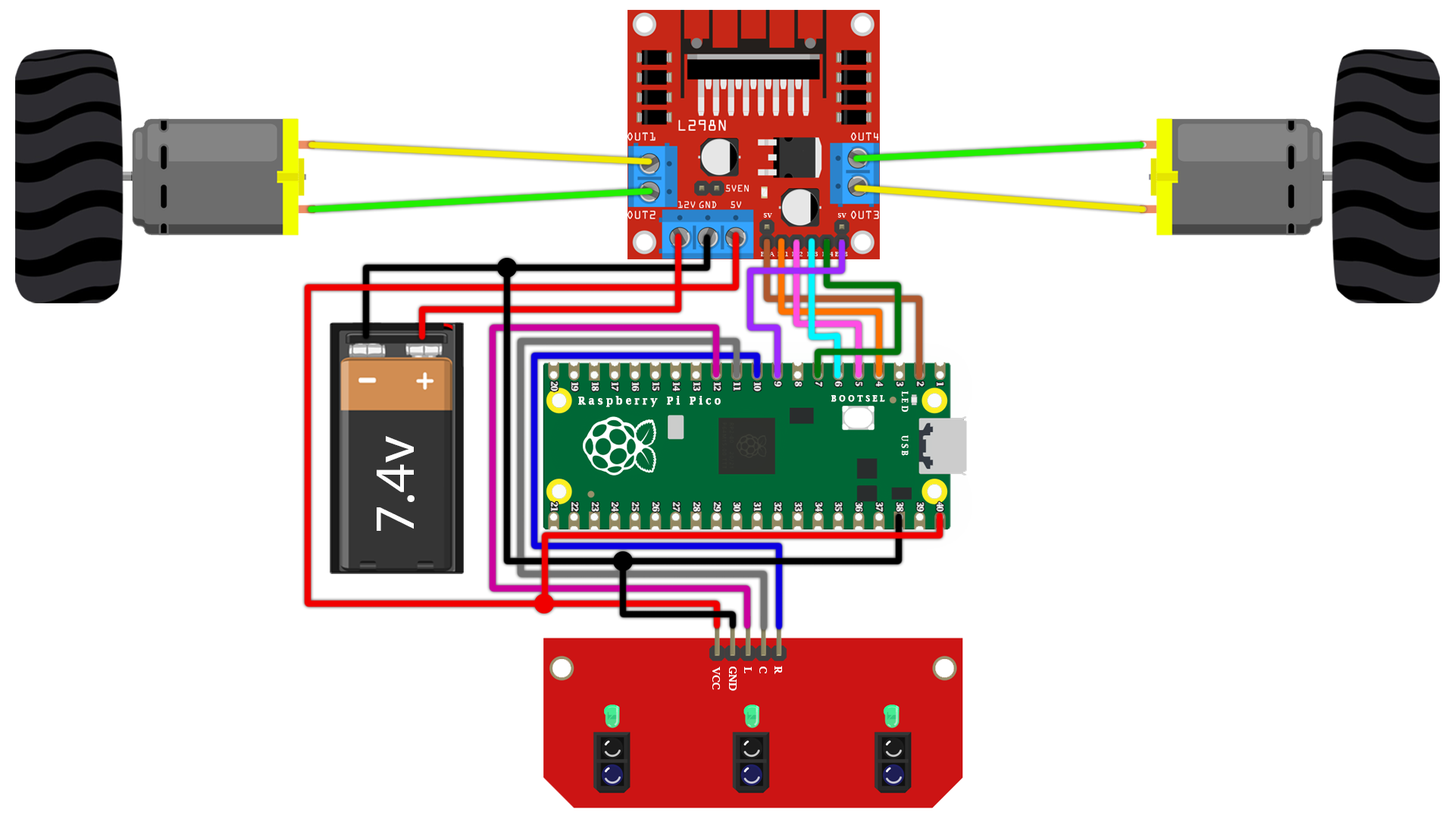
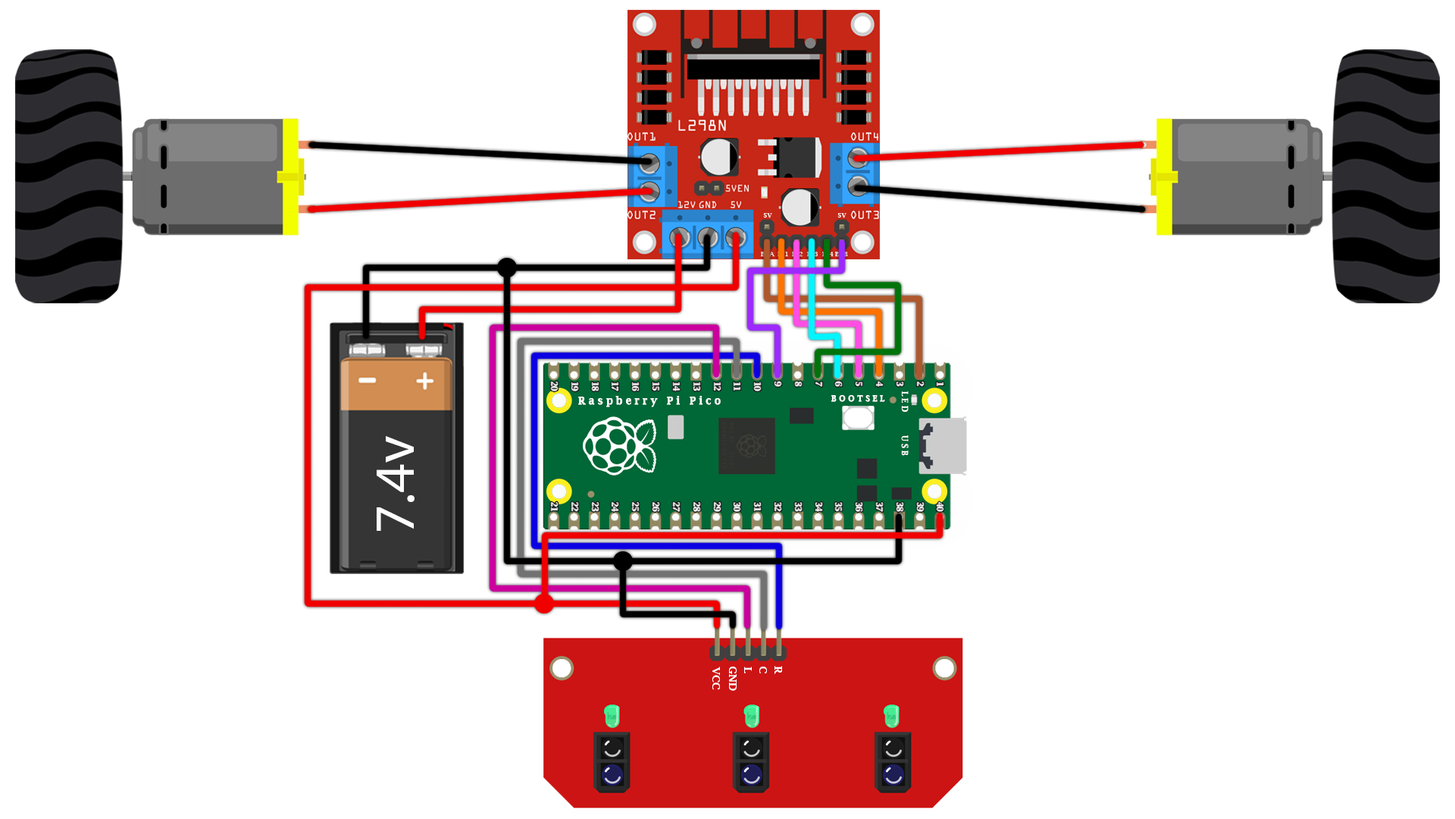
The second 1455px x 819px image is a revision of the first. Changes to its layers:
pixels changed over [306, 140, 1147, 213] (layer not identified)
